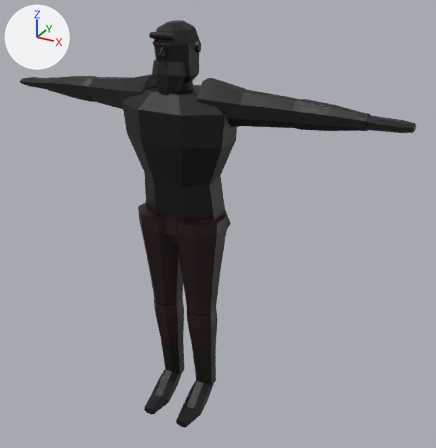
One commit to the glTF model game/assets/bodies/berserker.glb: the scene before it, then after it.
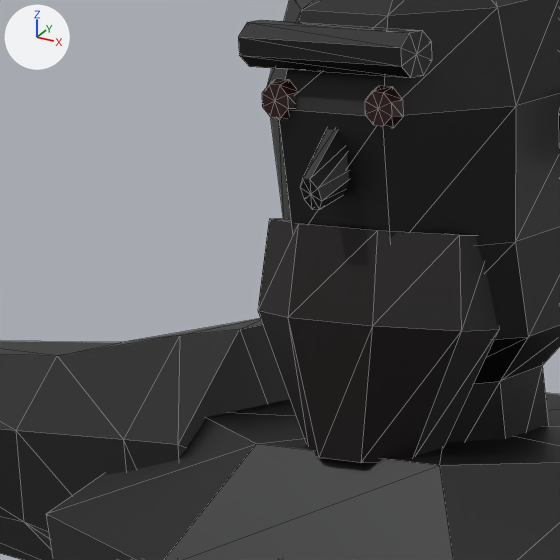
There are two pictures of each version: one whole from a camera (50 mm lens) standing at (1.284, -2.017, 1.967) and looking at (0.132, 0.078, 0.92), one close up on the part from 27% to 45% of the width and 6% to 24% of the height. Every picture has the same lights, and +X, +Y and +Z are marked at upper left. The last two pictures show the newer version. The close-ups show mesh edges as thin lines. Vertices at exactly the same position are counted once.

The first close-up shows 'berserker'.
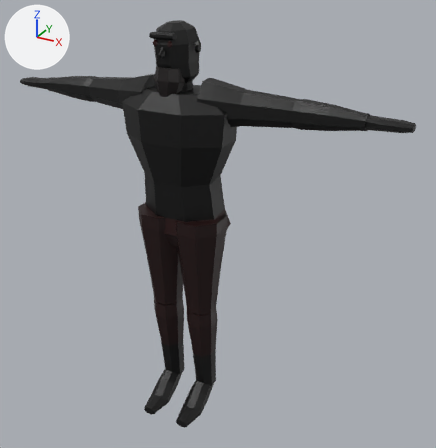
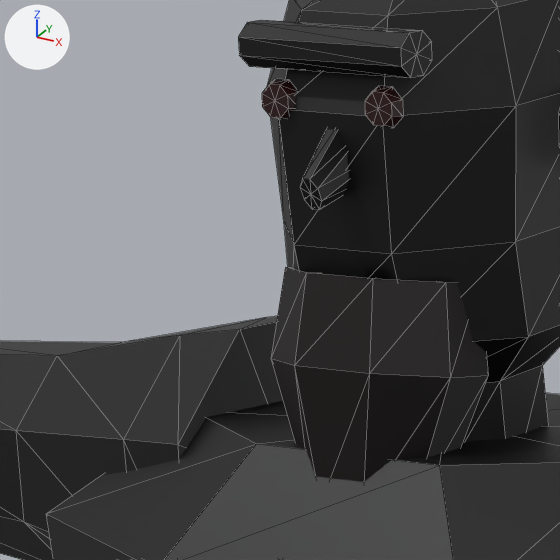
Location of each change, [x1, y1, x2, y2] in pixels of the close-ups (560 x 560 px; the box of a moved part takes in the faces that stretch with it):
```json
{"part": 1, "of": "me_berserker", "change": "moved or reshaped", "before": [258, 218, 498, 463], "after": [271, 267, 488, 482]}
```

Scene script edits in JSON lines:
```json
{"block": "me_berserker", "where": "me_berserker.from_pydata(...)  # 715 vertices, 1360 faces; spans x -0.9..0.9, y -0.19..0.16, z 0.0..1.75"}
{"block": "me_berserker", "where": "# used by ob_berserker; location = (0.0, 0.0, 0.0)"}
{"block": "me_berserker", "change": "me_berserker part 1: the loose piece of 26 vertices spanning x -0.06..0.06, y -0.11..-0.02, z 1.49..1.62 is moved by (0.0, 0.0, -0.02)"}
```
